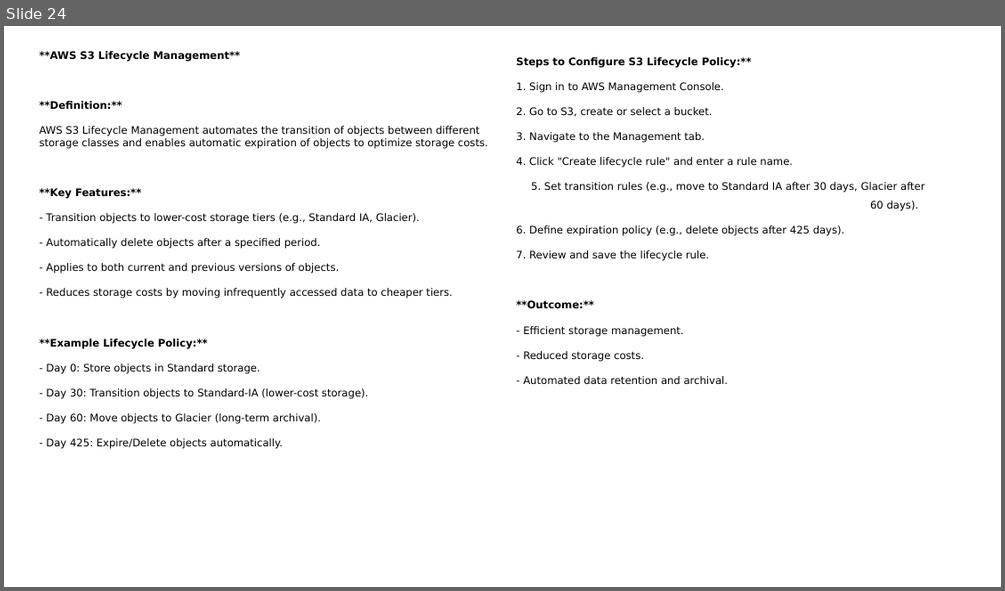
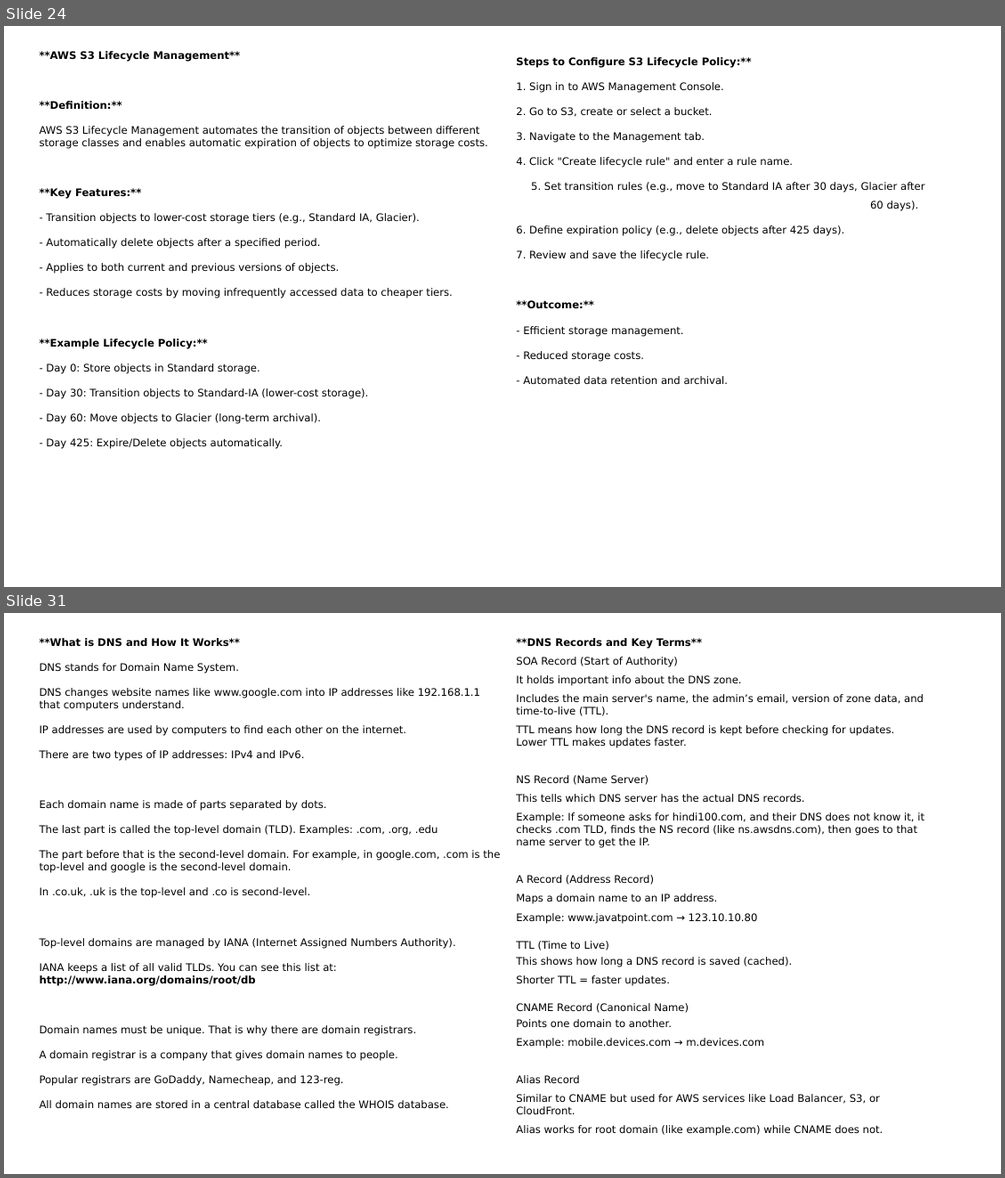
Before and after one commit to NaniBabuPallapu/learning_section, a slide deck: AWS Learning/AWS Cloud Practitioner Tutorial By Nani.pptx. Shown one above the other, each under a label of ours: slide 24 before the commit, slides 24 and 31 after it; the slides between them are not shown. The pictures are 1005x591 and 1005x1178 pixels, drawn with LibreOffice and Linux fonts; fonts in the diff are those of the drawing. Boxes give left, top, right and bottom in pixels: in the first picture for what was removed or moved away, otherwise in the second. Text is boxed around its words. In the diff, an @@ line names an element or a change of style, - is before the commit and + after.

```diff
--- a/AWS Learning/AWS Cloud Practitioner Tutorial By Nani.pptx
+++ b/AWS Learning/AWS Cloud Practitioner Tutorial By Nani.pptx
@@ slide 31 added at (4,613,1001,1174), background #FFFFFF @@
@@ text added at (40,638,500,1108), 10 pt, text #000000 @@
+**What is DNS and How It Works**
+DNS stands for Domain Name System.
+DNS changes website names like www.google.com into IP addresses like 192.168.1.1 that computers understand.
+IP addresses are used by computers to find each other on the internet.
+There are two types of IP addresses: IPv4 and IPv6.
+Each domain name is made of parts separated by dots.
+The last part is called the top-level domain (TLD). Examples: .com, .org, .edu
+The part before that is the second-level domain. For example, in google.com, .com is the top-level and google is the second-level domain.
+In .co.uk, .uk is the top-level and .co is second-level.
+Top-level domains are managed by IANA (Internet Assigned Numbers Authority).
+IANA keeps a list of all valid TLDs. You can see this list at: http://www.iana.org/domains/root/db
+Domain names must be unique. That is why there are domain registrars.
+A domain registrar is a company that gives domain names to people.
+Popular registrars are GoDaddy, Namecheap, and 123-reg.
+All domain names are stored in a central database called the WHOIS database.
@@ text added at (516,638,924,1135), 10 pt, text #000000 @@
+**DNS Records and Key Terms**
+SOA Record (Start of Authority)
+It holds important info about the DNS zone.
+Includes the main server's name, the admin’s email, version of zone data, and time-to-live (TTL).
+TTL means how long the DNS record is kept before checking for updates. Lower TTL makes updates faster.
+NS Record (Name Server)
+This tells which DNS server has the actual DNS records.
+Example: If someone asks for hindi100.com, and their DNS does not know it, it checks .com TLD, finds the NS record (like ns.awsdns.com), then goes to that name server to get the IP.
+A Record (Address Record)
+Maps a domain name to an IP address.
+Example: www.javatpoint.com → 123.10.10.80
+TTL (Time to Live)
+This shows how long a DNS record is saved (cached).
+Shorter TTL = faster updates.
+CNAME Record (Canonical Name)
+Points one domain to another.
+Example: mobile.devices.com → m.devices.com
+Alias Record
+Similar to CNAME but used for AWS services like Load Balancer, S3, or CloudFront.
+Alias works for root domain (like example.com) while CNAME does not.
```
Also in this commit, not shown: 6 other slides added, 29 other files.
